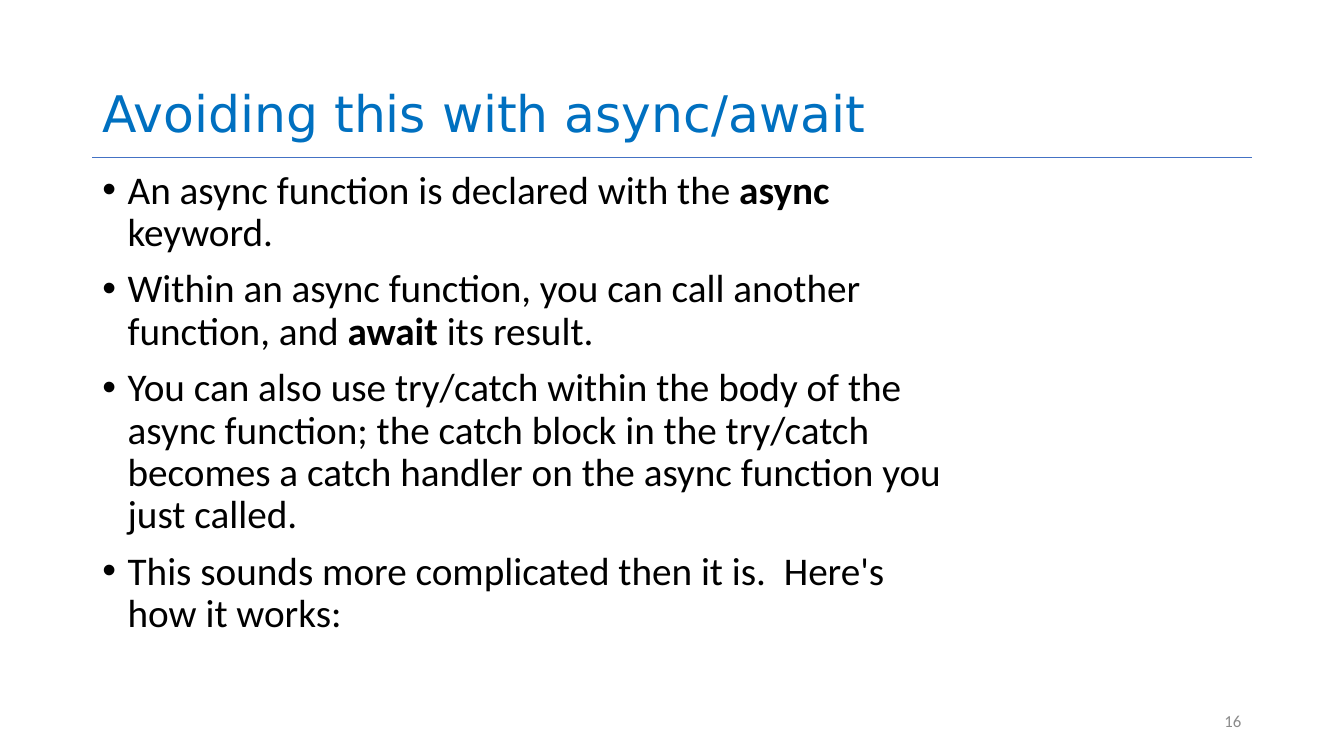
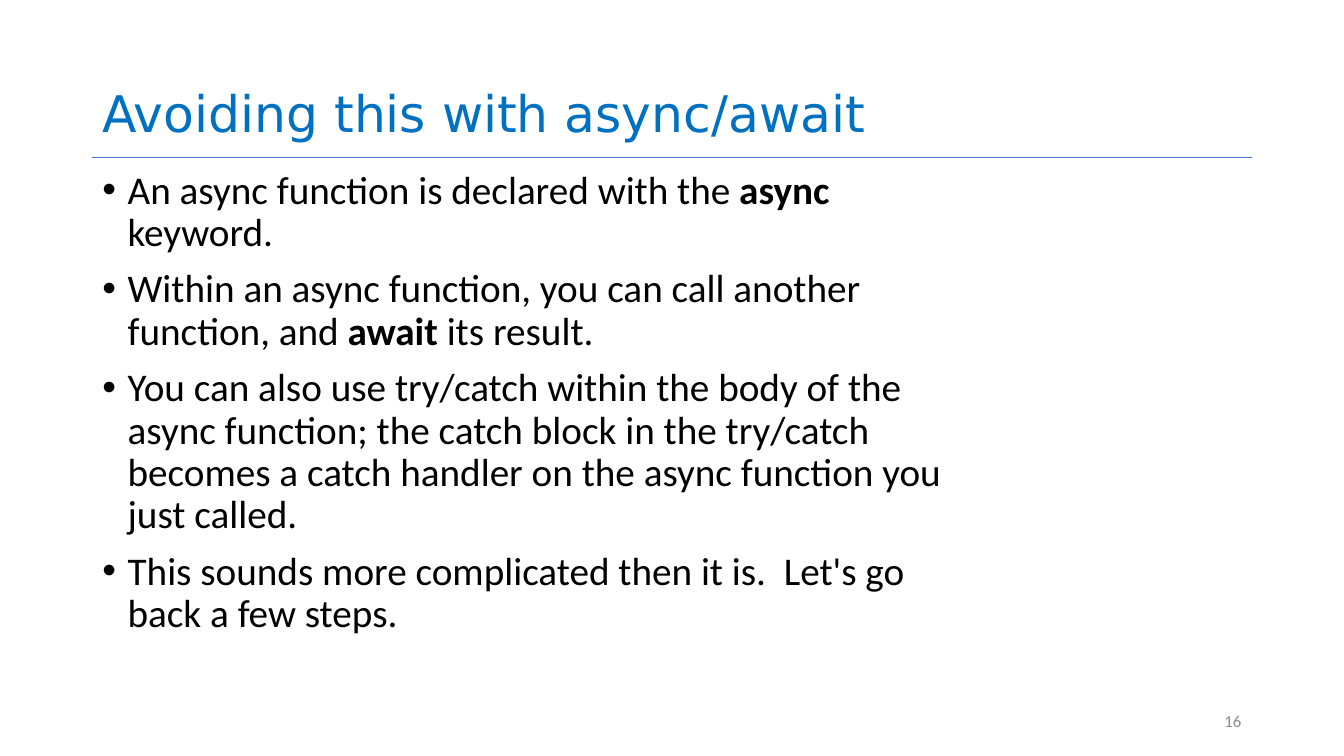
Before and after one commit to neu-se/CS4530-CS5500-Spring-2021, a slide deck: slide 16 of Slides/Lesson 4.2 Promises that Fail and Async.pptx. Drawn at 1344x756 pixels with LibreOffice and Linux fonts; fonts in the diff are those of the drawing. Boxes give left, top, right and bottom in pixels: in the first picture for what was removed or moved away, otherwise in the second. Text is boxed around its words. In the diff, an @@ line names an element or a change of style, - is before the commit and + after.

```diff
--- a/Slides/Lesson 4.2 Promises that Fail and Async.pptx
+++ b/Slides/Lesson 4.2 Promises that Fail and Async.pptx
@@ text at <box>128,557,904,634</box>: text changed @@
-• This sounds more complicated then it is. Here's how it works:
+• This sounds more complicated then it is. Let's go back a few steps.
```
Also in this commit, not shown: 5 other slides changed, 10 slides added, 19 slides removed, 1 other file.
